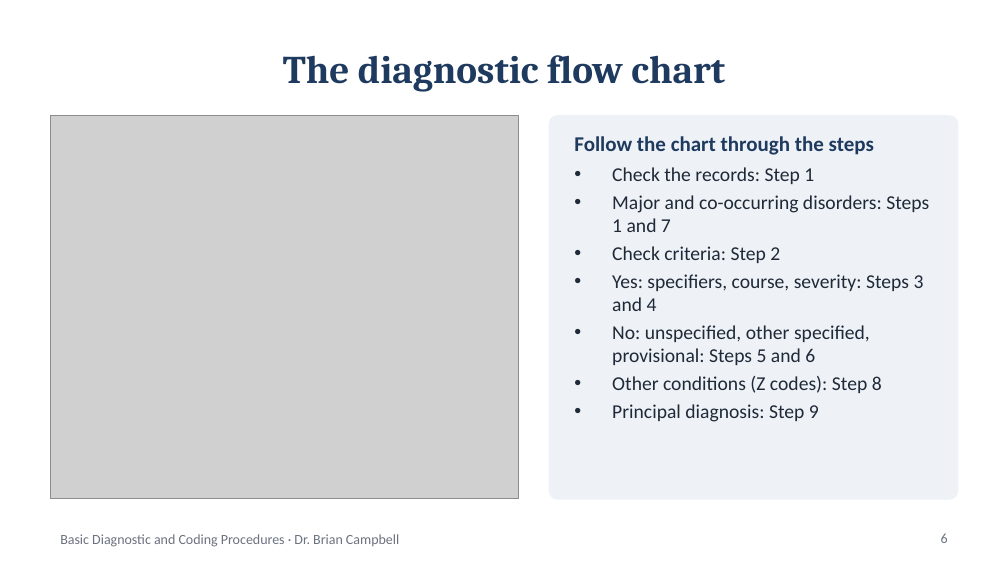
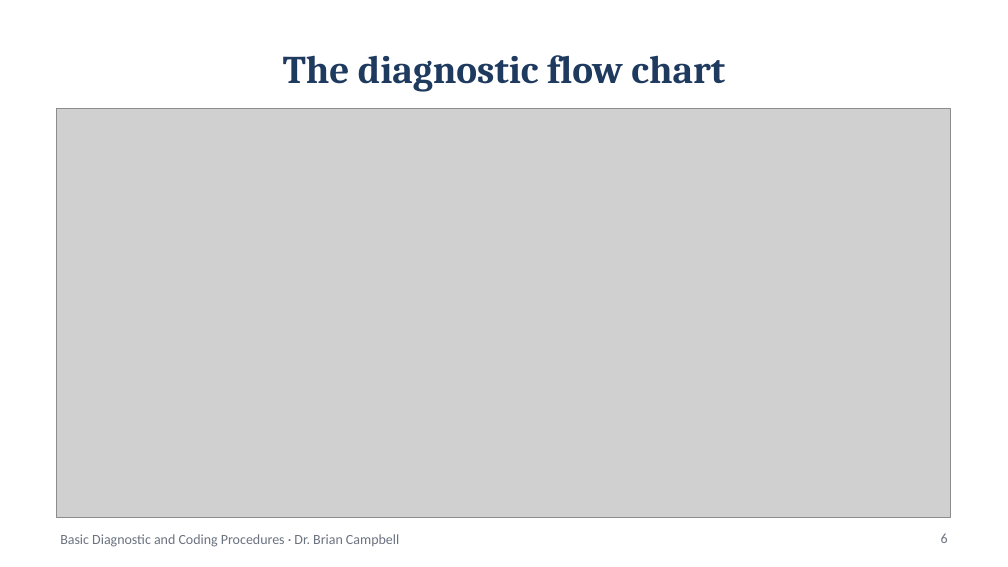
Before and after one commit to doctorishome/belief-therapy-tool, a slide deck: slide 6 of counselors/reviews/dsm5tr-diagnostic-process.pptx. Drawn at 1008x567 pixels with LibreOffice and Linux fonts; fonts in the diff are those of the drawing; grey boxes stand for pictures. Boxes give left, top, right and bottom in pixels: in the first picture for what was removed or moved away, otherwise in the second. Text is boxed around its words. In the diff, an @@ line names an element or a change of style, - is before the commit and + after.

```diff
--- a/counselors/reviews/dsm5tr-diagnostic-process.pptx
+++ b/counselors/reviews/dsm5tr-diagnostic-process.pptx
@@ picture: place and size @@
-picture at [50,116,518,499]
+picture at [56,109,951,517]
@@ rounded rectangle removed at [549,116,958,499] @@
@@ text removed at [574,136,929,422] @@
-Follow the chart through the steps
-• Check the records: Step 1
-• Major and co-occurring disorders: Steps 1 and 7
-• Check criteria: Step 2
-• Yes: specifiers, course, severity: Steps 3 and 4
-• No: unspecified, other specified, provisional: Steps 5 and 6
-• Other conditions (Z codes): Step 8
-• Principal diagnosis: Step 9
```
Also in this commit, not shown: 5 other files.
